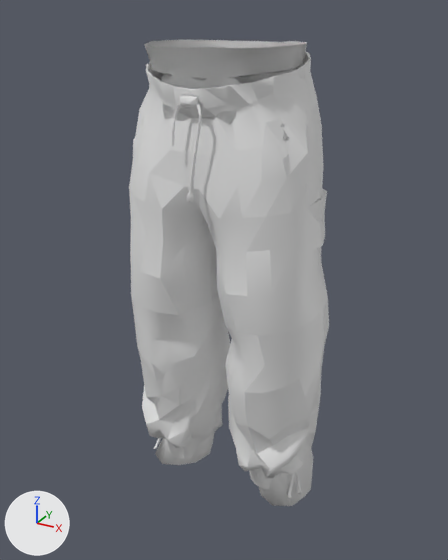
The glTF model godot-client/assets/actors/native/equipment/humble_frontier_pants_01.glb as it was, and as the next commit left it.
One viewpoint serves both versions: a 50 mm lens placed at (0.59, -1.05, 1.141), pointed at (-0.003, 0.028, 0.602). Lighting does not change. The marker at lower left points along +X, +Y and +Z. The older version comes first. Materials are left out; every surface is plain grey. Vertices at exactly the same position are counted once.

Objects in the first picture: 'GeneratedLegBacking', 'GeneratedLegBackingWithBoots', 'Patched Trousers'.
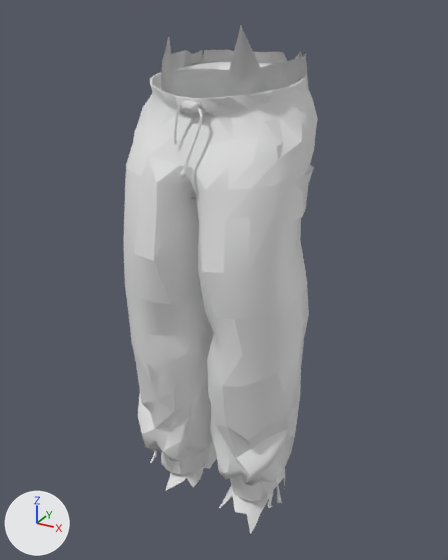
What differs and where, as boxes [x1, y1, x2, y2] in the pictures (448 x 560 px; the box of a moved part takes in the faces that stretch with it):
'Patched Trousers', reshaped: before [129, 51, 329, 499]; after [123, 62, 318, 508]
'GeneratedLegBacking', reshaped: before [155, 438, 313, 506]; after [161, 25, 309, 534]
'GeneratedLegBackingWithBoots', reshaped (not visible afterwards): before [144, 40, 307, 464]
part 1 of me_patched_trousers, moved or reshaped: before [288, 473, 295, 499]; after [268, 481, 275, 508]
part 2 of me_patched_trousers, moved or reshaped: before [180, 95, 198, 107]; after [182, 100, 200, 112]
part 3 of me_patched_trousers, moved or reshaped: before [154, 438, 159, 449]; after [150, 451, 156, 463]
part 4 of me_patched_trousers, moved or reshaped: before [295, 471, 302, 494]; after [274, 479, 282, 503]
part 5 of me_patched_trousers, moved or reshaped: before [129, 51, 329, 490]; after [123, 62, 318, 501]
part 7 of me_generatedlegbackingwithboots, rebuilt (not visible afterwards): before [148, 63, 300, 464]
part 8 of me_generatedlegbackingwithboots, deleted: before [144, 40, 307, 141]

What changed in the scene script:
```text
Change me_patched_trousers:
    used by ob_patched_trousers; location = (0.0, 0.0, 0.0)
    remove me_patched_trousers.from_pydata(...)  # 839 vertices, 1646 faces; spans x -0.22..0.219, y -0.128..0.196, z 0.1..1.075
    add me_patched_trousers.from_pydata(...)  # 839 vertices, 1644 faces; spans x -0.193..0.192, y -0.157..0.188, z 0.105..1.037
    me_patched_trousers part 1: the loose piece of 16 vertices spanning x 0.178..0.191, y -0.007..0.033, z 0.106..0.167 is scaled about its middle by 0.961, then moved by (-0.026, -0.054, 0.004)
    me_patched_trousers part 2: the loose piece of 19 vertices spanning x -0.015..0.02, y -0.111..-0.101, z 0.982..1.003 is moved by (0.0, 0.005, -0.009)
    me_patched_trousers part 3: the loose piece of 16 vertices spanning x -0.189..-0.175, y -0.013..0.027, z 0.106..0.167 is scaled about its middle by 0.961, then moved by (0.026, -0.054, 0.004)
    me_patched_trousers part 4: the loose piece of 20 vertices spanning x 0.177..0.204, y 0.023..0.037, z 0.1..0.169 is scaled about its middle by 0.961, then moved by (-0.026, -0.055, 0.004)
    me_patched_trousers part 5: 727 of 839 vertices moved; they spanned x -0.22..0.219, y -0.128..0.196, z 0.106..1.075 and now span x -0.193..0.192, y -0.157..0.188, z 0.106..1.037; mean shift (0.0, -0.039, 0.022); largest move (0.115, 0.163, 0.715) -> (0.093, 0.107, 0.784)
    other edits to the shape of me_patched_trousers do not show in these pictures
Change me_generatedlegbacking:
    used by ob_generatedlegbacking; location = (0.0, 0.0, 0.0)
    remove me_generatedlegbacking.from_pydata(...)  # 860 vertices, 1716 faces; spans x -0.206..0.205, y -0.106..0.168, z 0.05..1.082
    add me_generatedlegbacking.from_pydata(...)  # 3964 vertices, 7984 faces; spans x -0.164..0.165, y -0.11..0.154, z 0.049..1.114
    me_generatedlegbacking part 6: the loose piece of 662 vertices spanning x -0.206..0.205, y -0.096..0.163, z 0.055..1.05 is rebuilt with 3964 vertices and now spans x -0.164..0.165, y -0.11..0.154, z 0.049..1.114
    other edits to the shape of me_generatedlegbacking do not show in these pictures
Change me_generatedlegbackingwithboots:
    used by ob_generatedlegbackingwithboots; location = (0.0, 0.0, 0.0)
    remove me_generatedlegbackingwithboots.from_pydata(...)  # 860 vertices, 1716 faces; spans x -0.203..0.203, y -0.106..0.168, z 0.05..1.082
    add me_generatedlegbackingwithboots.from_pydata(...)  # 3964 vertices, 7984 faces; spans x -0.164..0.165, y -0.085..0.154, z 0.049..1.114
    me_generatedlegbackingwithboots part 7: the loose piece of 662 vertices spanning x -0.203..0.203, y -0.096..0.158, z 0.056..1.05 is rebuilt with 3964 vertices and now spans x -0.164..0.165, y -0.085..0.154, z 0.049..1.114
    me_generatedlegbackingwithboots part 8: the loose piece of 110 vertices spanning x -0.175..0.174, y -0.106..0.168, z 0.919..1.082 is deleted
    other edits to the shape of me_generatedlegbackingwithboots do not show in these pictures
```
